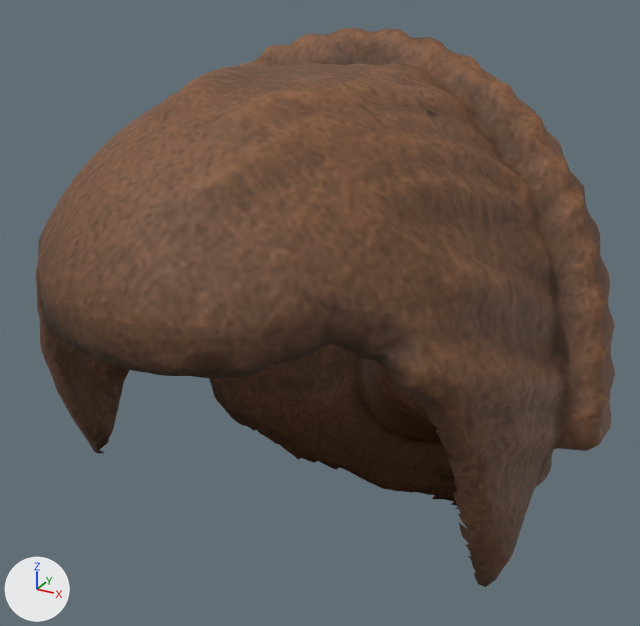
Before and after pictures for a commit that changed the glTF model game/assets/models/characters/hair/crown_braid/crown_braid.glb.
One viewpoint serves both versions: a camera (50 mm lens) standing at (0.131, -0.222, 1.824) and looking at (-0.007, 0.029, 1.699). Every picture has the same lights, and +X, +Y and +Z are marked at lower left. The picture after the commit comes second.

Objects in the first picture: 'crown_braid'.
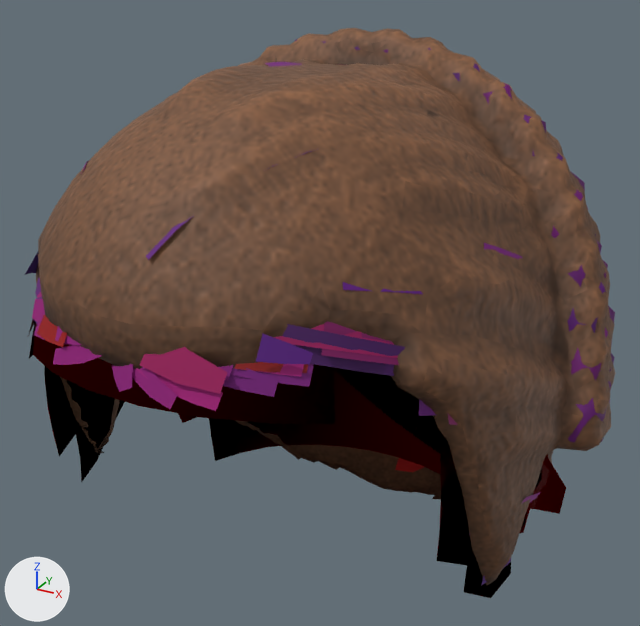
Changed parts and their boxes [x1, y1, x2, y2] in the pictures (640 x 626 px):
'crown_braid_cards', added: after [25, 39, 615, 598]

Edits to the bpy script that builds the scene:
```text
Add mat_wm_crown_braid_cards:
    mat_wm_crown_braid_cards = bpy.data.materials.new('WM_crown_braid_cards')
    # nodes: BsdfPrincipled, Math, Mix, OutputMaterial, VertexColor
    # colours: beige #aa9079, mixed with the vertex colours
Add me_crown_braid_cards:
    me_crown_braid_cards.from_pydata(...)  # 6335 vertices, 7389 faces; spans x -0.097..0.096, y -0.084..0.146, z 1.603..1.792
    me_crown_braid_cards.materials.append(mat_wm_crown_braid_cards)
Add ob_crown_braid_cards:
    ob_crown_braid_cards = bpy.data.objects.new('crown_braid_cards', me_crown_braid_cards)
    ob_crown_braid_cards.location = (0.0, 0.0, 0.0)
```
